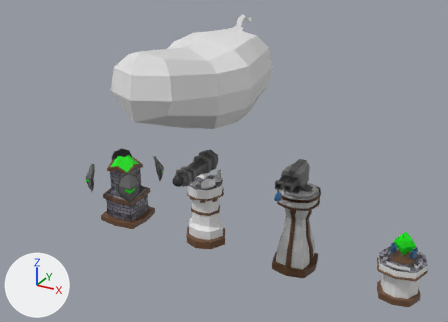
The FBX model Art/3D Models/Battle Towers.fbx, before and after one commit.
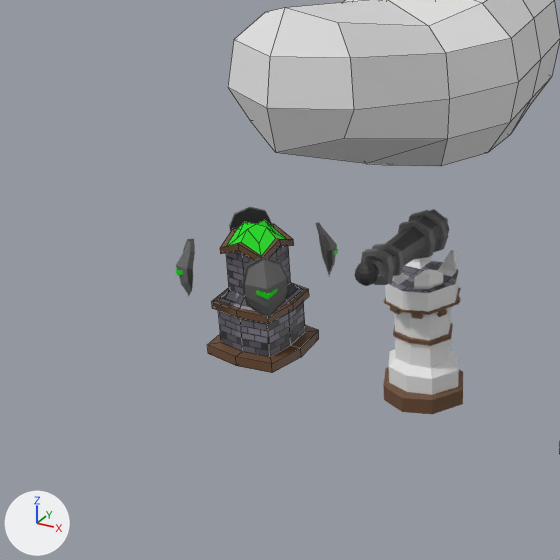
There are two pictures of each version: one whole from a camera (50 mm lens) standing at (5.74, -9.65, 6.69) and looking at (0.46, -0.05, 1.89), one close up on the part from 0% to 61% of the width and 15% to 99% of the height. Every picture has the same lights, and +X, +Y and +Z are marked at lower left. The close-ups show mesh edges as thin lines. Where no turn or scale is listed for an object, it has been applied to the vertices.

Objects in the first close-up: 'Cannon', 'Cannon Became Pig lol', 'Cannon Tower', 'Shield Tower', 'Shields'.
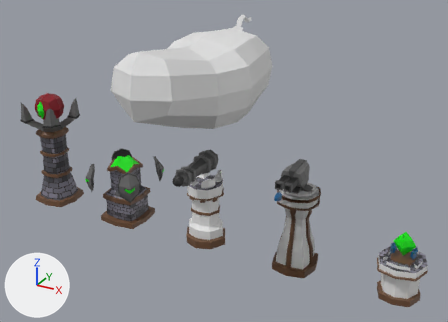
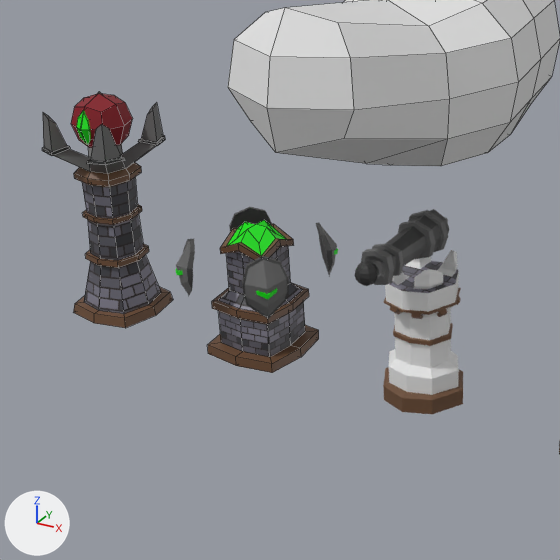
Location of each change, [x1, y1, x2, y2] in pixels of the close-ups (560 x 560 px):
'Fire Tower', added: after [42, 92, 173, 328]
    faces in mat_brickside: [109, 177, 161, 314]
    faces in mat_brickfront: [82, 182, 124, 314]
    faces in mat_material_009 (brown #6d4d35): [73, 162, 173, 328]
    faces in mat_material_012 (dark grey #656565): [43, 92, 163, 174]
    faces in mat_material_017 (black #2d2d2d): [42, 136, 165, 165]
'Fire Tower Eye', added (red): after [71, 93, 133, 148]
'Fire Tower Eye Puple', added: after [77, 110, 91, 145]

Edits to the bpy script that builds the scene:
```text
Add img_firetowerside_png:
    img_firetowerside_png = load_image('FireTowerSide.png', '3D Model Textures/FireTowerSide.png', 2084, 2048, 'sRGB')
Add img_firetowersidenormal_png:
    img_firetowersidenormal_png = load_image('FireTowerSideNormal.png', '3D Model Textures/FireTowerSideNormal.png', 2084, 2048, 'Non-Color')
Add img_firetowerfront_png:
    img_firetowerfront_png = load_image('FireTowerFront.png', '3D Model Textures/FireTowerFront.png', 2084, 2048, 'sRGB')
Add img_firetowerfrontnormal_png:
    img_firetowerfrontnormal_png = load_image('FireTowerFrontNormal.png', '3D Model Textures/FireTowerFrontNormal.png', 2084, 2048, 'Non-Color')
Add mat_material:
    mat_material = principled_material('Material')
    mat_material.base_color = (0.000584, 0.801, 0.0)  # green #02e700
Add mat_material_017:
    mat_material_017 = principled_material('Material.017')
    mat_material_017.base_color = (0.0262, 0.0262, 0.0262)  # black #2d2d2d
Add mat_material_009:
    mat_material_009 = principled_material('Material.009')
    mat_material_009.base_color = (0.153, 0.0742, 0.0356)  # brown #6d4d35
Add mat_brickside:
    mat_brickside = bpy.data.materials.new('BrickSide')
    # uses the picture img_firetowerside_png
    # uses the picture img_firetowersidenormal_png
Add mat_material_012:
    mat_material_012 = principled_material('Material.012')
    mat_material_012.base_color = (0.13, 0.13, 0.13)  # dark grey #656565
Add mat_brickfront:
    mat_brickfront = bpy.data.materials.new('BrickFront')
    # uses the picture img_firetowerfront_png
    # uses the picture img_firetowerfrontnormal_png
Add mat_material_004:
    mat_material_004 = principled_material('Material.004')
    mat_material_004.base_color = (0.234, 0.0, 0.00829)  # red #850016
Add me_cube_013_1:
    me_cube_013_1.from_pydata(...)  # 18 vertices, 16 faces; spans x -0.101..0.098, y -0.33..-0.093, z -0.199..0.198
    me_cube_013_1.materials.append(mat_material)  # green #02e700
Add me_cube_028:
    me_cube_028.from_pydata(...)  # 210 vertices, 208 faces; spans x -0.53..0.53, y -0.53..0.53, z -0.38..2.01
    # faces by material slot: [100, 36, 48, 12, 12]
    me_cube_028.materials.append(mat_material_009)  # brown #6d4d35
    me_cube_028.materials.append(mat_material_012)  # dark grey #656565
    me_cube_028.materials.append(mat_material_017)  # black #2d2d2d
    me_cube_028.materials.append(mat_brickside)
    me_cube_028.materials.append(mat_brickfront)
Add me_cube_029:
    me_cube_029.from_pydata(...)  # 26 vertices, 24 faces; spans x -0.315..0.315, y -0.315..0.315, z -0.315..0.315
    me_cube_029.materials.append(mat_material_004)  # red #850016
Add ob_fire_tower_eye_puple:
    ob_fire_tower_eye_puple = bpy.data.objects.new('Fire Tower Eye Puple', me_cube_013_1)
    ob_fire_tower_eye_puple.location = (-4.0, 0.0, 2.24)
Add ob_fire_tower:
    ob_fire_tower = bpy.data.objects.new('Fire Tower', me_cube_028)
    ob_fire_tower.location = (-4.0, 0.0, 0.39)
Add ob_fire_tower_eye:
    ob_fire_tower_eye = bpy.data.objects.new('Fire Tower Eye', me_cube_029)
    ob_fire_tower_eye.location = (-4.0, 0.0, 2.24)
```
